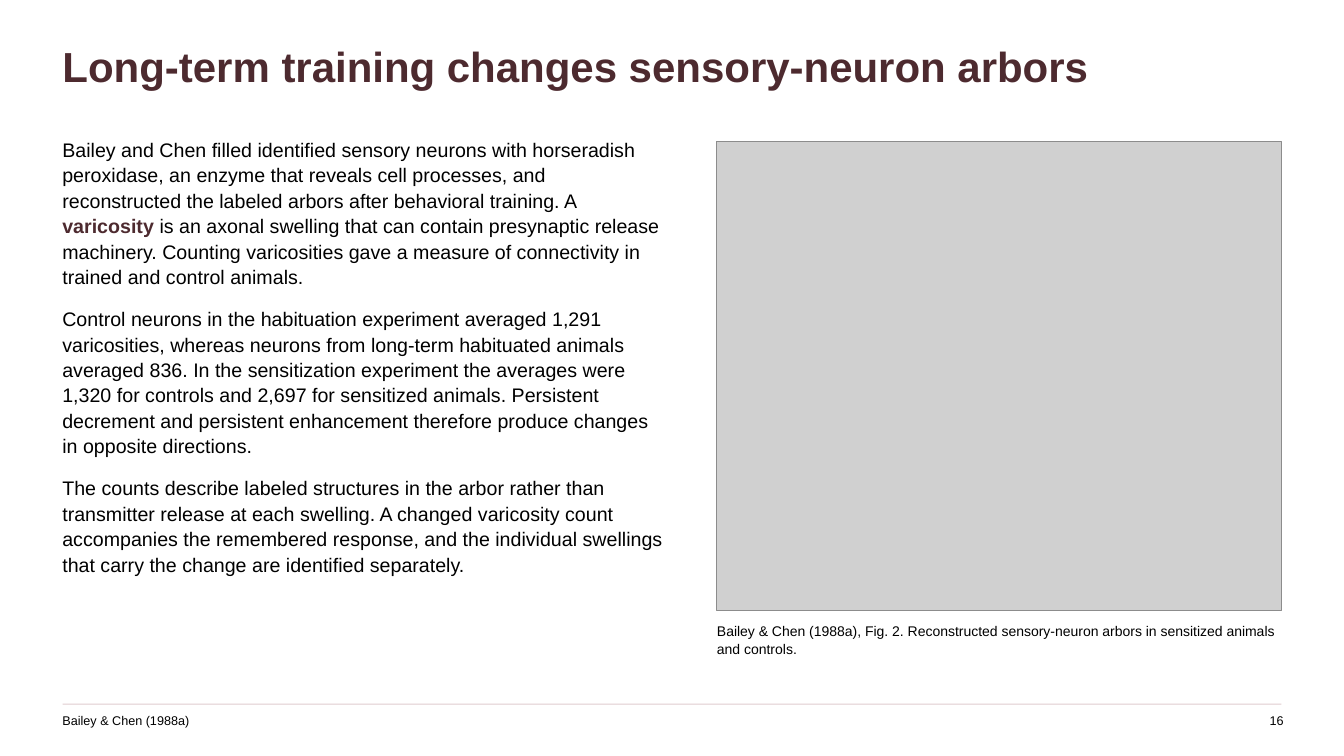
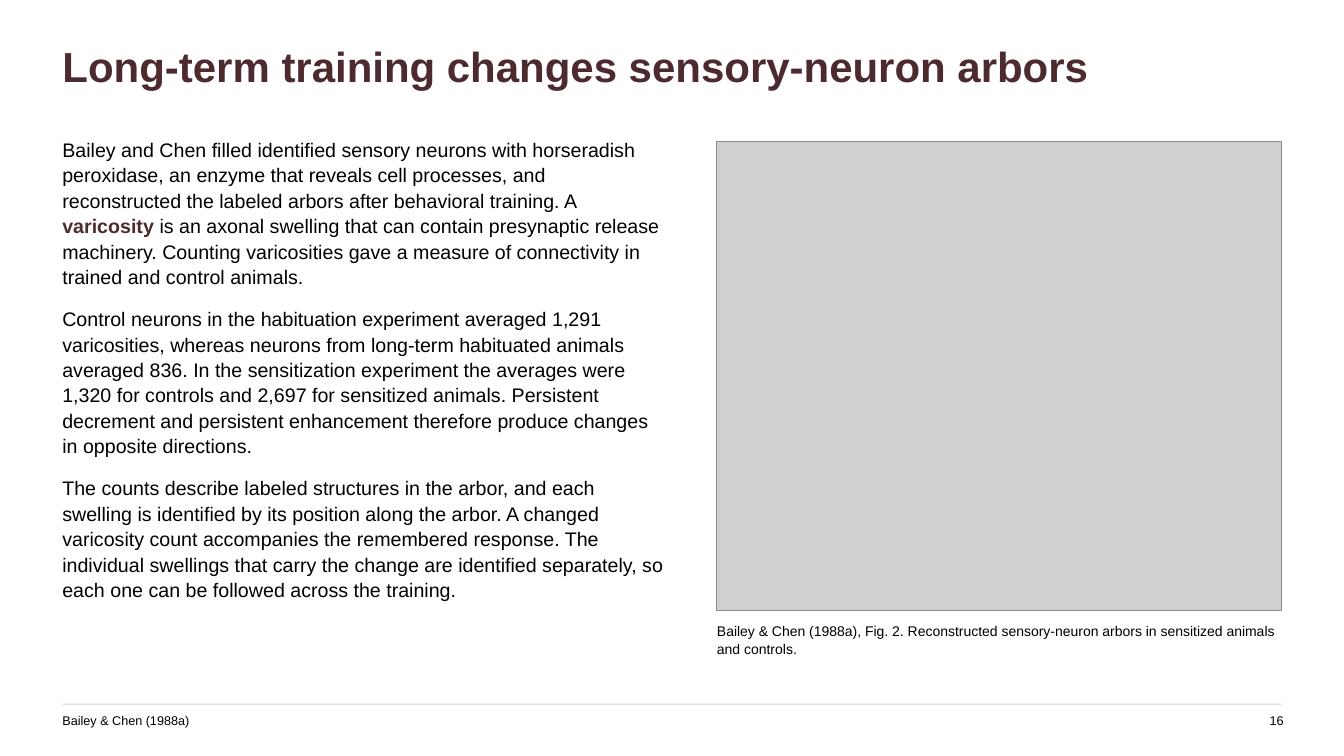
Before and after one commit to jordanxxlopez/NEUROETHOLOGY, a slide deck: slide 21 of scaffolded/Neuroethology_Lecture36_FA2026_SCAFFOLDED.pptx. Drawn at 1344x756 pixels with LibreOffice and Linux fonts; fonts in the diff are those of the drawing; grey boxes stand for pictures. Boxes give left, top, right and bottom in pixels: in the first picture for what was removed or moved away, otherwise in the second. Text is boxed around its words. In the diff, an @@ line names an element or a change of style, - is before the commit and + after.

```diff
--- a/scaffolded/Neuroethology_Lecture36_FA2026_SCAFFOLDED.pptx
+++ b/scaffolded/Neuroethology_Lecture36_FA2026_SCAFFOLDED.pptx
@@ text at [62,480,663,601]: text changed @@
-The counts describe labeled structures in the arbor rather than transmitter release at each swelling. A changed varicosity count accompanies the remembered response, and the individual swellings that carry the change are identified separately.
+The counts describe labeled structures in the arbor, and each swelling is identified by its position along the arbor. A changed varicosity count accompanies the remembered response. The individual swellings that carry the change are identified separately, so each one can be followed across the training.
```
Also in this commit, not shown: 41 other slides changed, 3 other files.
